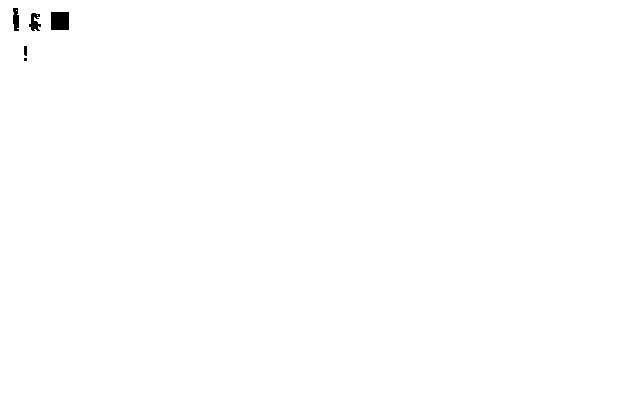
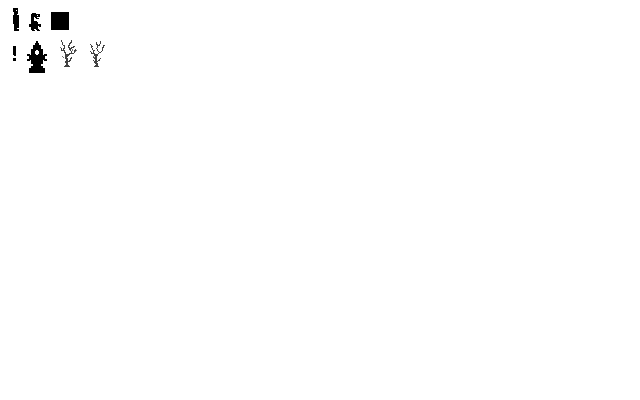
Comparing the layer stacks of the two 640px x 400px images. Changes:
painted on "Layer" over (x1=13, y1=40, x2=105, y2=73)
